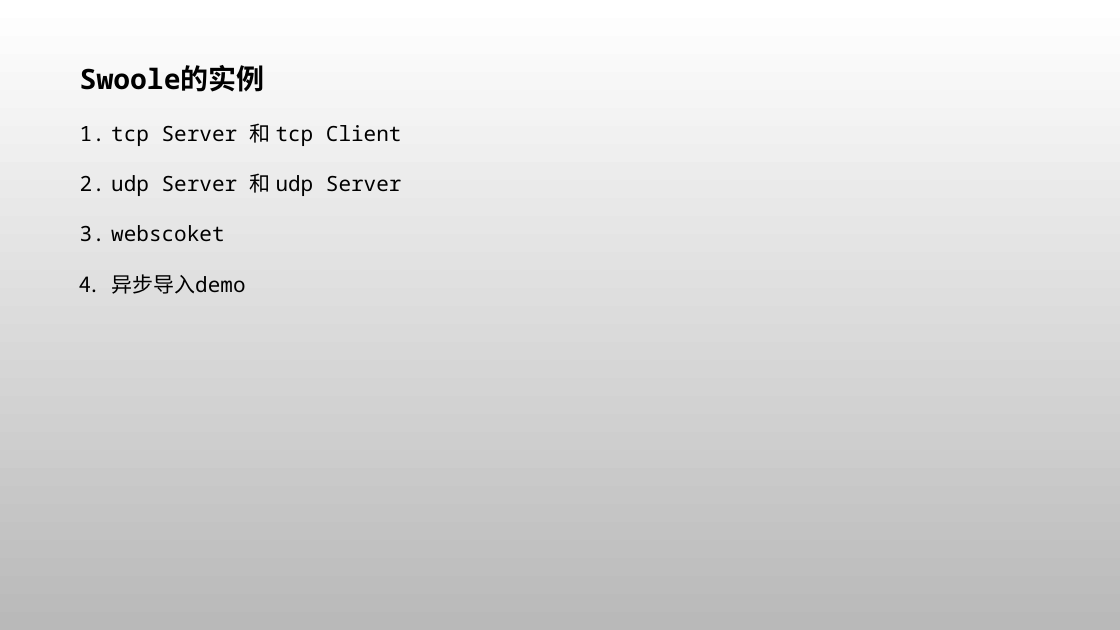
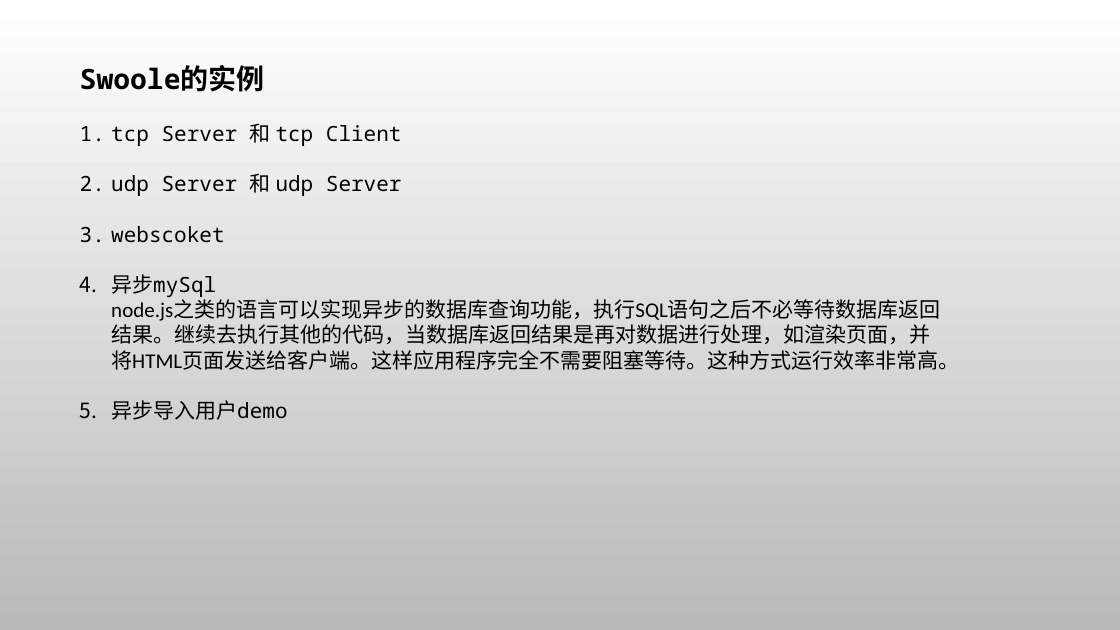
Before and after one commit to zhimma/swoole-demo, a slide deck: slide 7 of swoole.pptx (slide 6 before the commit). Drawn at 1120x630 pixels with LibreOffice and Linux fonts; fonts in the diff are those of the drawing. Boxes give left, top, right and bottom in pixels: in the first picture for what was removed or moved away, otherwise in the second. Text is boxed around its words. In the diff, an @@ line names an element or a change of style, - is before the commit and + after.

Commit message:
异步mysql测试

```diff
--- a/swoole.pptx
+++ b/swoole.pptx
@@ text at (111, 274, 959, 420): text changed; font Noto Sans Mono to Calibri @@
-4. 异步导入demo
+4. 异步mySql
+   node.js之类的语言可以实现异步的数据库查询功能，执行SQL语句之后不必等待数据库返回结果。继续去执行其他的代码，当数据库返回结果是再对数据进行处理，如渲染页面，并将HTML页面发送给客户端。这样应用程序完全不需要阻塞等待。这种方式运行效率非常高。
+5. 异步导入用户demo
```
Also in this commit, not shown: 5 other slides changed, 1 slide added, 5 other files.
